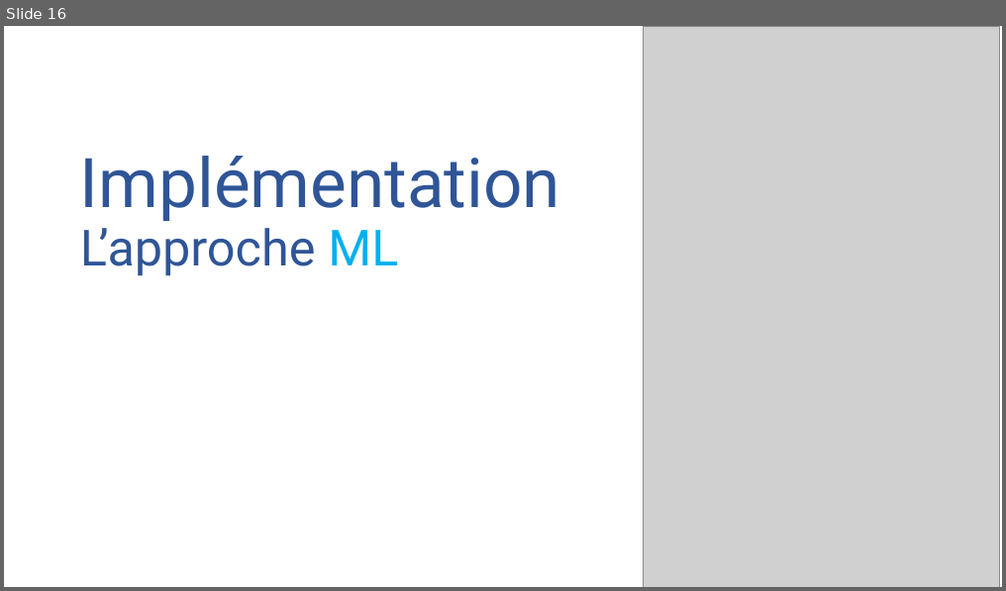
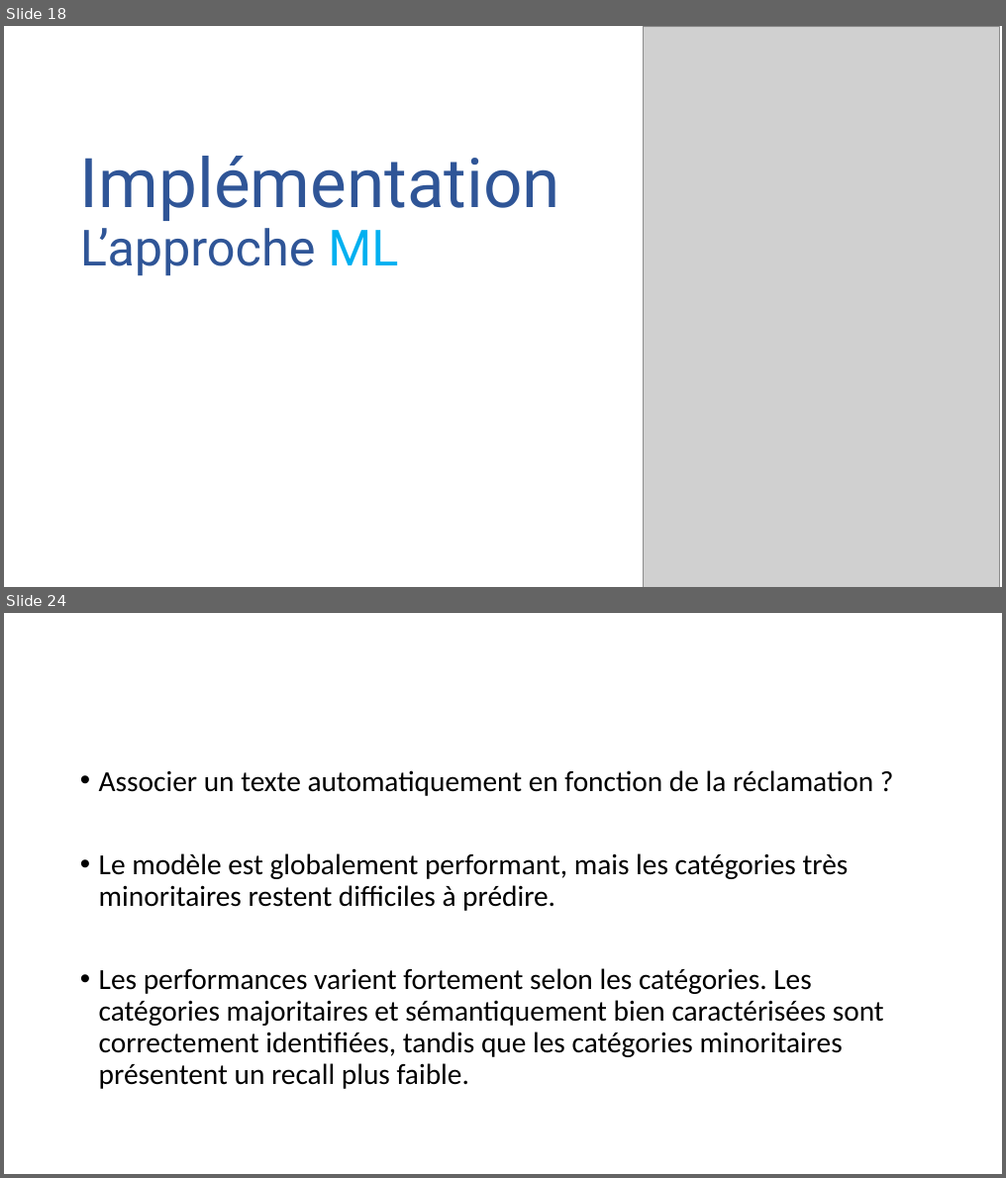
Before and after one commit to Ace4teaM/OCR-ZenAssist, a slide deck: Présentation.pptx. Shown one above the other, each under a label of ours: slide 16 before the commit, slides 18 and 24 after it; the slides between them are not shown. The pictures are 1006x591 and 1006x1178 pixels, drawn with LibreOffice and Linux fonts; fonts in the diff are those of the drawing; grey boxes stand for pictures. Boxes give left, top, right and bottom in pixels: in the first picture for what was removed or moved away, otherwise in the second. Text is boxed around its words. In the diff, an @@ line names an element or a change of style, - is before the commit and + after.

```diff
--- a/Présentation.pptx
+++ b/Présentation.pptx
@@ slide 24 added at (4, 613, 1002, 1174), background #FFFFFF @@
@@ text added at (99, 770, 884, 1089), 28 pt, text #000000 @@
+• Associer un texte automatiquement en fonction de la réclamation ?
+• Le modèle est globalement performant, mais les catégories très minoritaires restent difficiles à prédire.
+• Les performances varient fortement selon les catégories. Les catégories majoritaires et sémantiquement bien caractérisées sont correctement identifiées, tandis que les catégories minoritaires présentent un recall plus faible.
@@ what was slide 16 is now slide 18 @@
```
Also in this commit, not shown: 11 slides changed, 13 other slides added, 1 slide removed.
